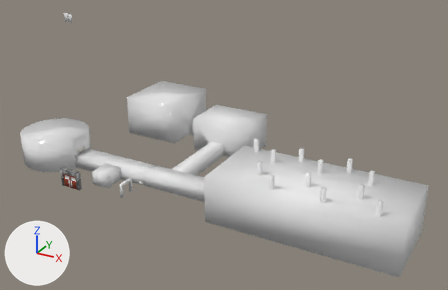
Before and after pictures for a commit that changed the FBX model Assets/Scenes/Asylum.fbx.
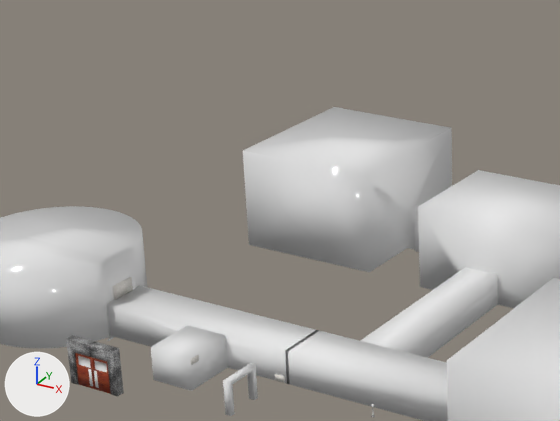
Old and new are each drawn whole from a 50 mm camera at (90.2, -108.5, 67.5) aimed at (21.6, 16.3, 5.1) and again close up on the part from 8% to 55% of the width and 14% to 69% of the height. Every picture has the same lights, and +X, +Y and +Z are marked at lower left. Where no turn or scale is listed for an object, it has been applied to the vertices.
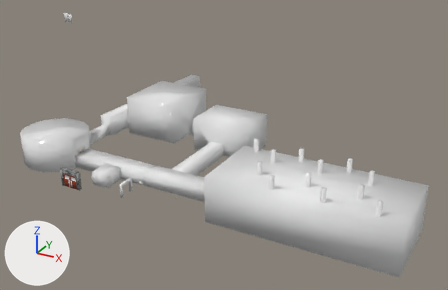
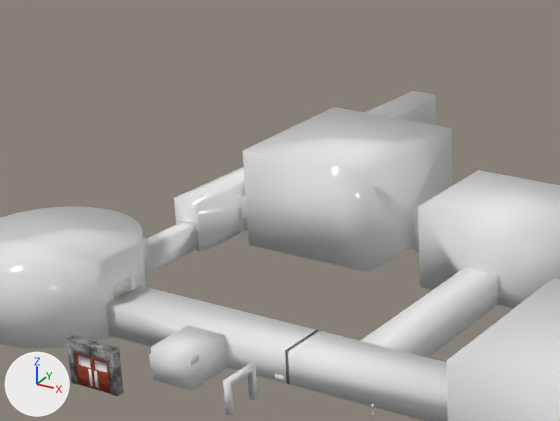
The change, as a diff of the scene's bpy script:
```diff
--- a/Assets/Scenes/Asylum.fbx.py
+++ b/Assets/Scenes/Asylum.fbx.py
@@ me_cube_034 @@
+me_cube_034.from_pydata([(-0.83, -0.79, -1.47), (-0.79, 0.83, -1.47), (0.83, 0.79, -1.47), (0.79, -0.83, -1.47), (-0.83, -0.79, 1.47), (-0.79, 0.83, 1.47), (0.83, 0.79, 1.47), (0.79, -0.83, 1.47)], [], [(1, 0, 4, 5), (5, 6, 2, 1), (6, 7, 3, 2), (0, 3, 7, 4), (0, 1, 2, 3), (7, 6, 5, 4)])
+me_cube_034.materials.append(mat_none__crate_jpg)  # its picture is missing
@@ me_cylinder_002 @@
+me_cylinder_002.from_pydata(...)  # 56 vertices, 55 faces; spans x -0.8..5.4, y 8.4..65.2, z -9.2..-3.2
+# faces by material slot: [5, 50]
+me_cylinder_002.materials.append(mat_none__wall1_png)  # its picture is missing
+me_cylinder_002.materials.append(mat_none__brick_online__jpg)  # its picture is missing
@@ me_cube_030 @@
+me_cube_030.from_pydata(...)  # 16 vertices, 14 faces; spans x -3.95..-0.72, y 11.81..12.12, z -1.69..1.67
+me_cube_030.materials.append(mat_material__wall1_png)  # its picture is missing
@@ ob_vent_002 @@
 ob_vent_002 = bpy.data.objects.new('VENT_002', me_vent_002)
-ob_vent_002.location = (-12.29, 1.66, 2.34)
+ob_vent_002.location = (-12.43, 1.66, 2.34)
@@ ob_cube_034 @@
+ob_cube_034 = bpy.data.objects.new('Cube_034', me_cube_034)
+ob_cube_034.location = (-17.95, 27.44, -0.36)
@@ ob_cylinder_002 @@
+ob_cylinder_002 = bpy.data.objects.new('Cylinder_002', me_cylinder_002)
+ob_cylinder_002.location = (-20.22, 1.35, 6.91)
@@ ob_cube_030 @@
+ob_cube_030 = bpy.data.objects.new('Cube_030', me_cube_030)
+ob_cube_030.location = (-16.91, 8.72, -0.15)
```

Pixel boxes (x1, y1, x2, y2) of what changed, in the close-ups (560 x 421 px):
'Cylinder_002', added
    after: (143, 91, 436, 276)
'VENT_002', moved
    before: (113, 277, 133, 300)
    after: (113, 277, 132, 300)
'Cube_034', added
    after: (238, 208, 244, 234)
'Cube_030', added
    after: (176, 217, 200, 251)
